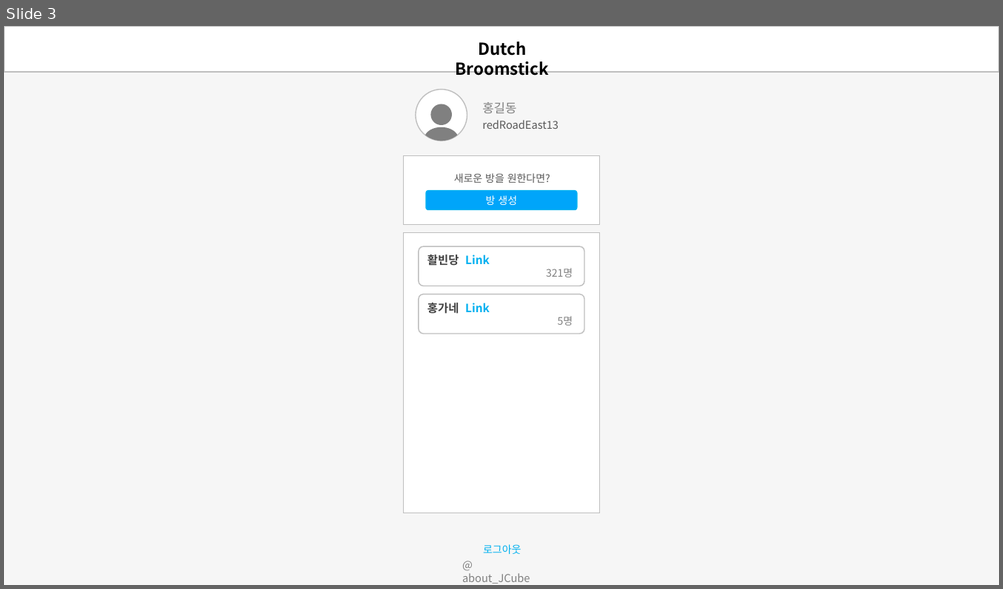
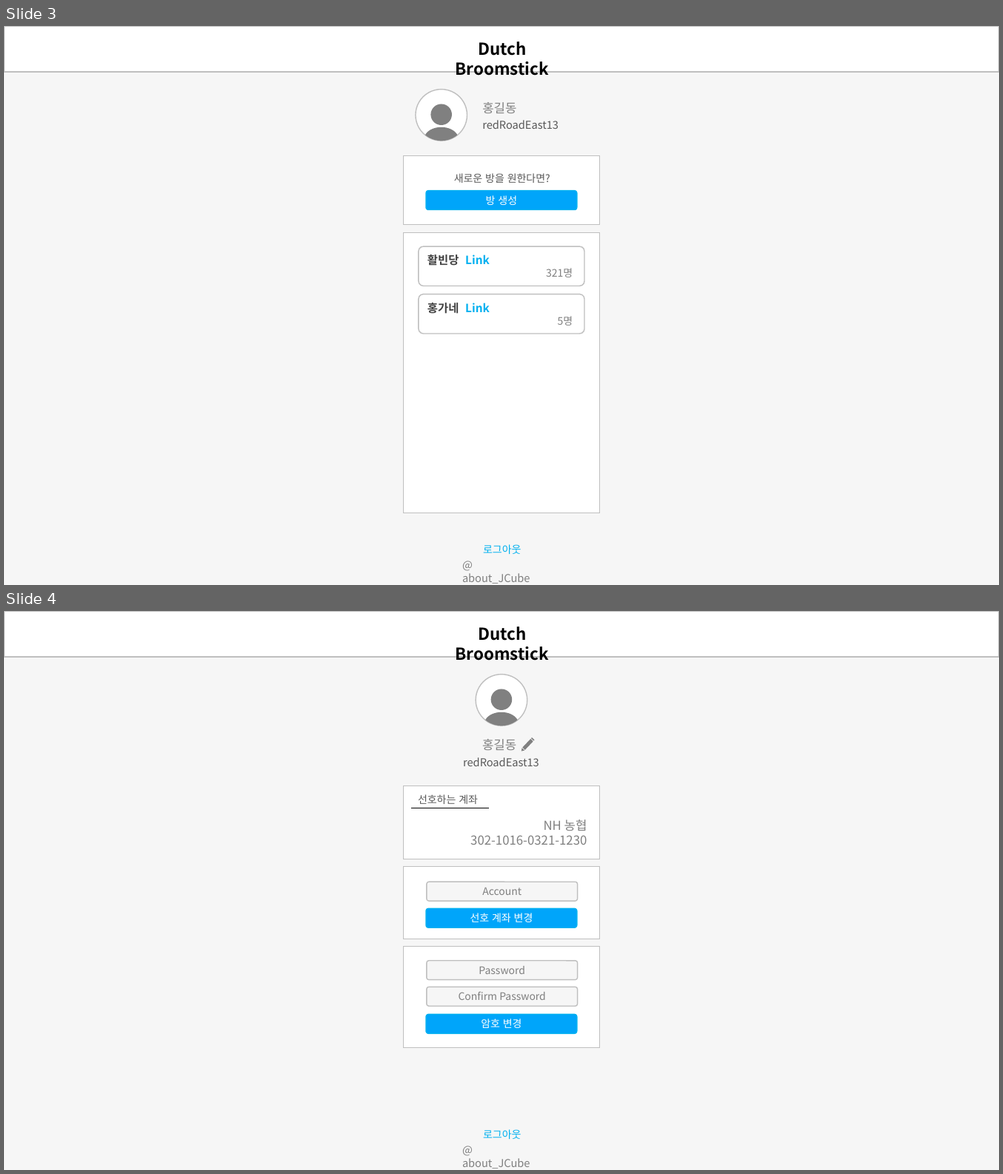
Before and after one commit to jtjun/DutchBroomstick, a slide deck: Documents/Design_Demo.pptx. Shown one above the other, each under a label of ours: slide 3 before the commit, slides 3 and 4 after it. The pictures are 1003x589 and 1003x1174 pixels, drawn with LibreOffice and Linux fonts; fonts in the diff are those of the drawing. Boxes give left, top, right and bottom in pixels: in the first picture for what was removed or moved away, otherwise in the second. Text is boxed around its words. In the diff, an @@ line names an element or a change of style, - is before the commit and + after.

```diff
--- a/Documents/Design_Demo.pptx
+++ b/Documents/Design_Demo.pptx
@@ slide 4 added at <box>4,611,999,1170</box>, background #F6F6F6 @@
@@ rectangle added at <box>4,611,999,658</box>, fill #FFFFFF, outline #BFBFBF 1 pt @@
@@ text added at <box>455,627,549,661</box>, 16 pt, text #000000, bold @@
+Dutch Broomstick
@@ ellipse added at <box>475,675,527,726</box>, fill #FFFFFF, outline #BFBFBF 1 pt @@
@@ freeform shape added at <box>485,689,518,726</box>, fill #808080 @@
@@ text added at <box>482,739,516,750</box>, 12 pt, text #808080 @@
+홍길동
@@ freeform shape added at <box>520,738,535,752</box>, fill #808080 @@
@@ text added at <box>463,758,539,766</box>, 10.5 pt, text #595959 @@
+redRoadEast13
@@ rectangle added at <box>403,786,600,860</box>, fill #FFFFFF, outline #BFBFBF 1 pt @@
@@ line added from (410, 808) to (488, 808), #000000 0.5 pt @@
@@ text added at <box>418,795,478,804</box>, 10 pt, text #595959 @@
+선호하는 계좌
@@ text added at <box>470,820,587,845</box>, 12 pt, text #808080 @@
+NH 농협
+302-1016-0321-1230
@@ rectangle added at <box>403,867,600,940</box>, fill #FFFFFF, outline #BFBFBF 1 pt @@
@@ rounded rectangle added at <box>427,882,577,901</box>, fill #F6F6F6, outline #BFBFBF 1 pt, 10 pt, text #808080 @@
+Account
@@ rounded rectangle added at <box>427,908,577,928</box>, fill #00A5FA, outline #00B0F0 1 pt, 10 pt, text #FFFFFF @@
+선호 계좌 변경
@@ rectangle added at <box>403,947,600,1048</box>, fill #FFFFFF, outline #BFBFBF 1 pt @@
@@ rounded rectangle added at <box>427,961,577,980</box>, fill #F6F6F6, outline #BFBFBF 1 pt, 10 pt, text #808080 @@
+Password
@@ rounded rectangle added at <box>427,987,577,1006</box>, fill #F6F6F6, outline #BFBFBF 1 pt, 10 pt, text #808080 @@
+Confirm Password
@@ rounded rectangle added at <box>427,1014,577,1034</box>, fill #00A5FA, outline #00B0F0 1 pt, 10 pt, text #FFFFFF @@
+암호 변경
@@ text added at <box>483,1130,521,1139</box>, 10 pt, text #00B0F0 @@
+로그아웃
@@ text added at <box>462,1159,530,1169</box>, 10.5 pt, text #808080 @@
+@ about_JCube
```
Also in this commit, not shown: 1 slide changed.
